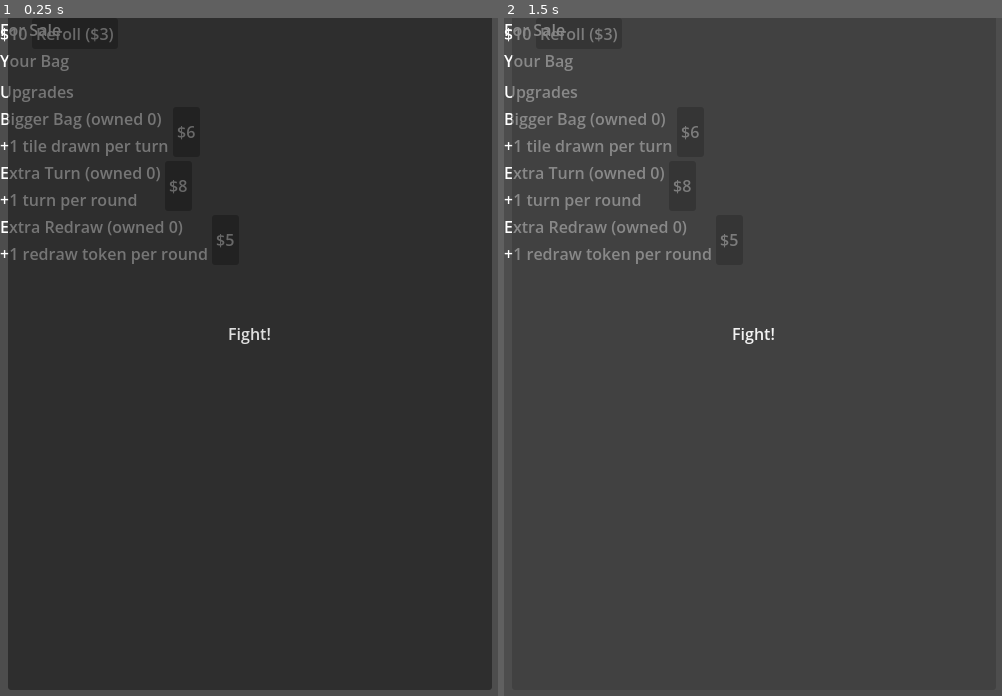
Above: before the commit, frames 1-2 (left to right).
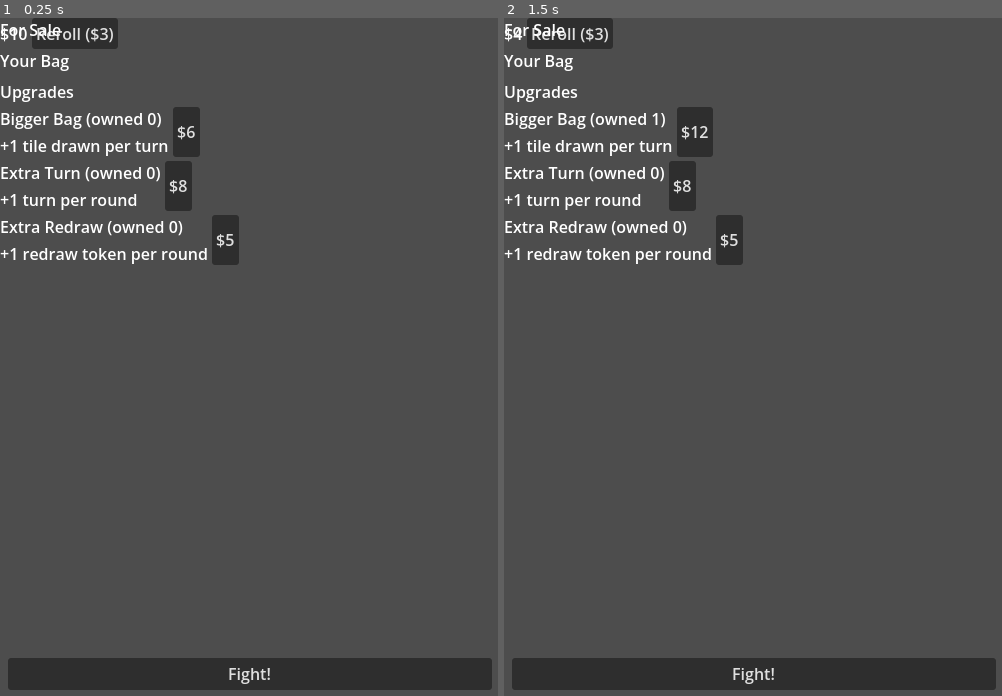
Above: after the commit, the same moments.

Repository: nilocky/letter-rogue
Game: Godot game, scene res://scenes/ShopScreen.tscn
Same seed, same stepped clock (60 frames per second), same inputs: the game is played once before the commit and once after it. This scene is started directly instead of the project's main scene.
Inputs:
- Up to frame 1 (0.25 s): no input
- Up to frame 2 (1.5 s): click "Reroll ($3)" at 0.5 s; click "$6" at 1.25 s

The runs differ from the first frame. In frame 1, 90% of the frame differs, in the area x 1-99%, y 0-99%; in frame 2, 2.3%.

Commit message:
fix: anchor FightButton to bottom strip so it no longer covers the shop

Diff:
--- a/scenes/ShopScreen.tscn
+++ b/scenes/ShopScreen.tscn
@@ -55,7 +55,7 @@
 
 [node name="FightButton" type="Button" parent="."]
 unique_name_in_owner = true
-anchors_preset = 12
+anchor_top = 1.0
 anchor_right = 1.0
 anchor_bottom = 1.0
 offset_top = -40.0
